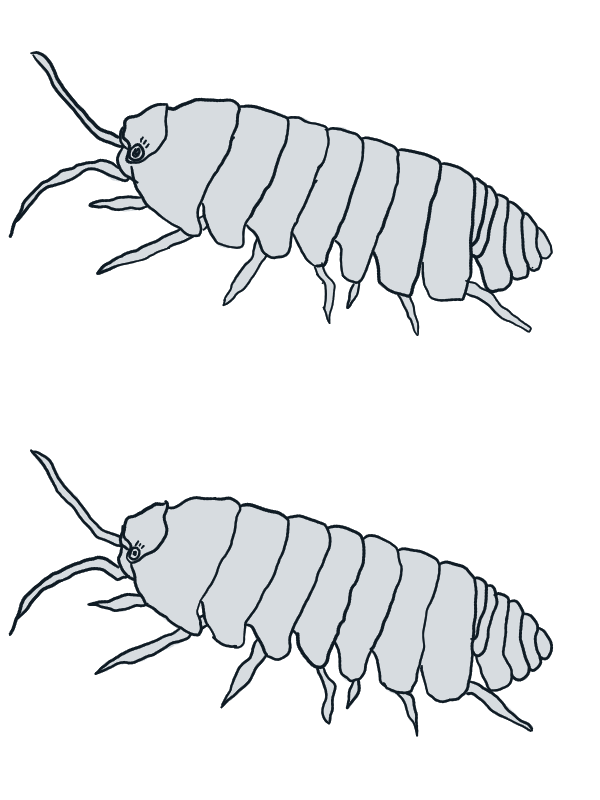
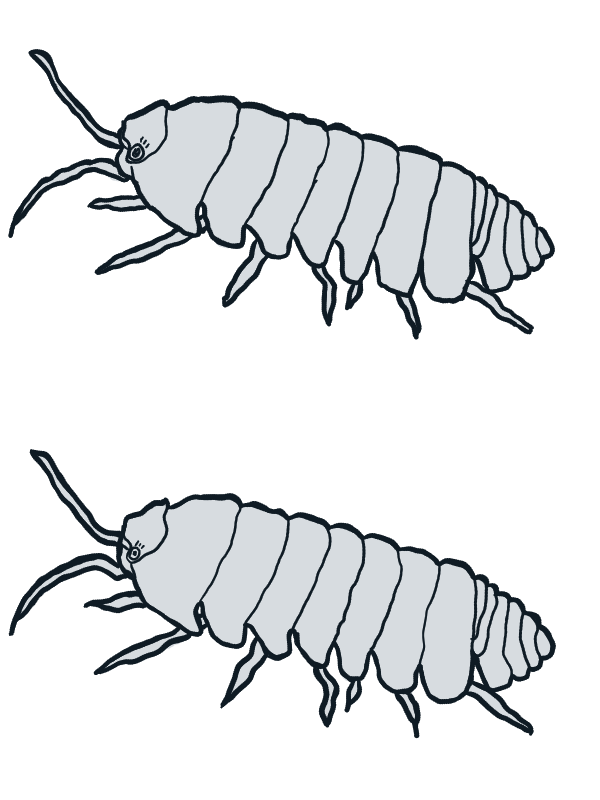
The second (600, 800) image is a revision of the first. Changes to its layers:
added layer "Paint Layer 4" above "Paint Layer 2" over [8, 49, 556, 739]
painted on "Paint Layer 2" over [8, 49, 556, 739]
painted on "Paint Layer 3" (1st of 2) over [8, 49, 555, 340]